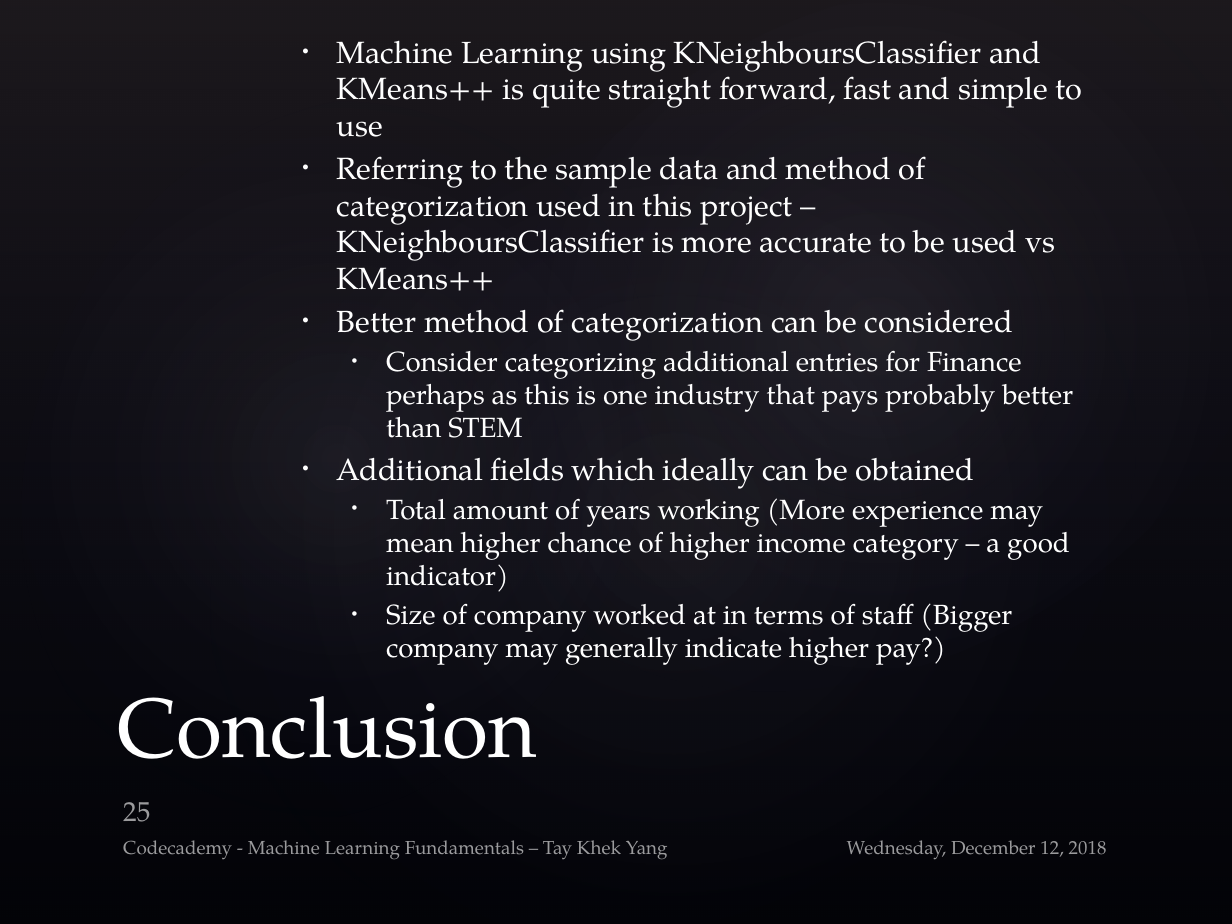
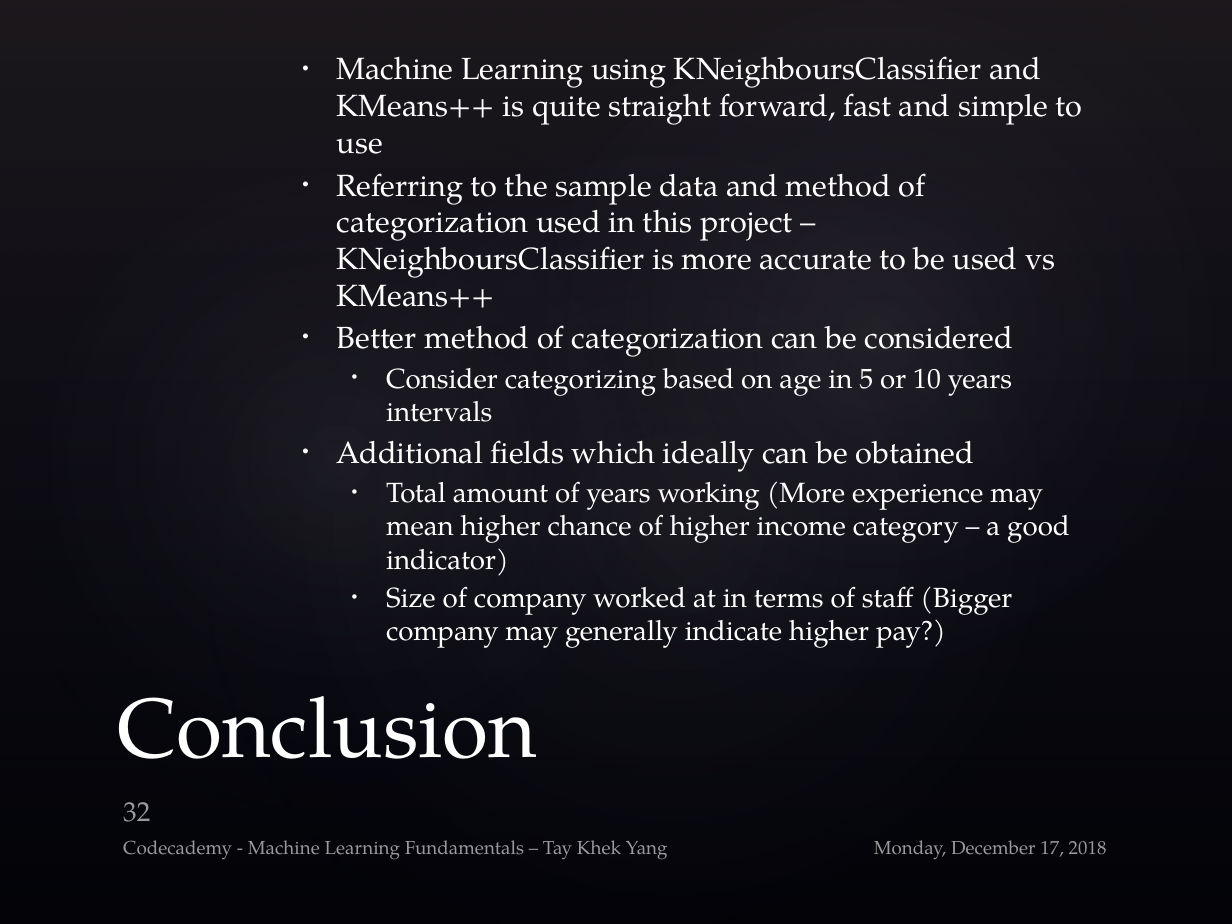
Before and after one commit to rivacordex/date-a-scientist, a slide deck: slide 32 of MachineLearning_Submit/ML_Khek_V1.pptx (slide 25 before the commit). Drawn at 1232x924 pixels with LibreOffice and Linux fonts; fonts in the diff are those of the drawing; background and template pictures are left out. Boxes give left, top, right and bottom in pixels: in the first picture for what was removed or moved away, otherwise in the second. Text is boxed around its words. In the diff, an @@ line names an element or a change of style, - is before the commit and + after.

```diff
--- a/MachineLearning_Submit/ML_Khek_V1.pptx
+++ b/MachineLearning_Submit/ML_Khek_V1.pptx
@@ text at box(386, 368, 1012, 422): text changed @@
-  • Consider categorizing additional entries for Finance perhaps as this is one industry that pays probably better than STEM
+  • Consider categorizing based on age in 5 or 10 years intervals
@@ page number at box(123, 802, 150, 822): text changed @@
-25
+32
@@ text at box(874, 840, 1107, 859): text changed @@
-Wednesday, December 12, 2018
+Monday, December 17, 2018
```
Also in this commit, not shown: 24 other slides changed, 7 slides added, 1 other file.
